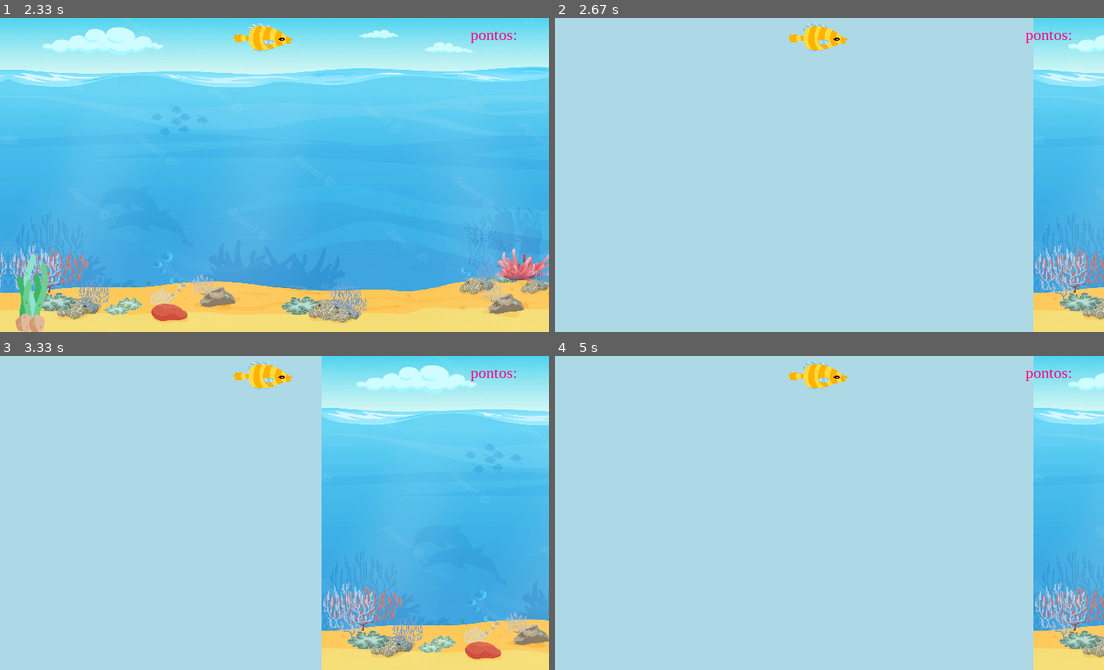
Above: before the commit, frames 1-4 (two rows, left to right).
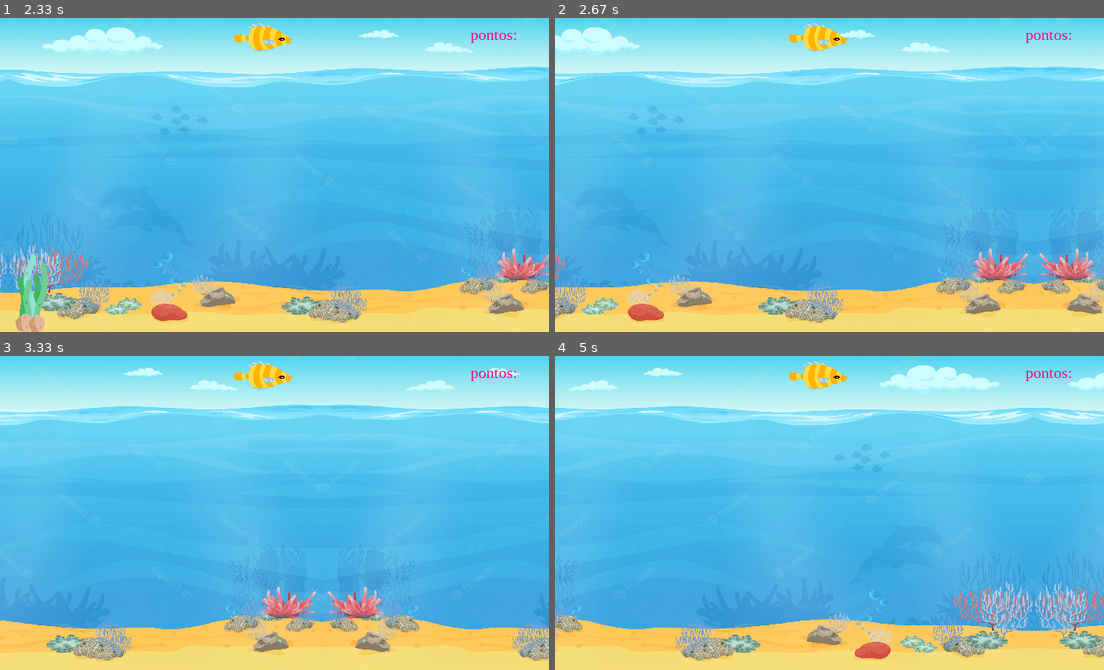
Above: after the commit, the same moments.

Repository: Luiza-Perazzoli/Pygame
Game: pygame game, started from game.py
The game is run twice, just before and just after one commit, with the same random seed, the same clock (stepped at 60 frames per second) and the same inputs.
Inputs:
- Up to frame 1 (2.33 s): tap Space at 0.33, 0.73, 1.03, 1.23, 1.57, 1.87, 2.07 s
- Up to frame 2 (2.67 s): tap Space at 2.37, 2.63 s
- Up to frame 3 (3.33 s): tap Space at 2.97, 3.27 s
- Up to frame 4 (5 s): tap Space at 3.4, 3.8, 4.1, 4.47, 4.87 s

Frame 1 is identical in both runs. In frame 2, 84% of the frame differs, in the area x 0-100%, y 0-100%; in frame 3, 61%; in frame 4, 81%.

Commit message:
concertei o fundo - felicidade

Diff:
--- a/sala.py
+++ b/sala.py
@@ -63,9 +63,12 @@
         self.rect.y = 0
         self.speedx = -10
         self.speedy = 0
+        self.largura= WIDTH
 
     def update(self):
         self.rect.x += self.speedx
+        if self.rect.x + self.largura == 0:
+            self.rect.x= self.largura
 
 class fundo2(pygame.sprite.Sprite):
     def __init__(self,WIDTH,HEIGHT):
@@ -80,5 +83,5 @@
 
     def update(self):
         self.rect.x += self.speedx
-        if self.rect.x == 0:
+        if self.rect.x + WIDTH == 0:
             self.rect.x = WIDTH
